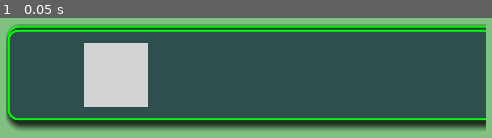
Above: before the commit, frame 1.
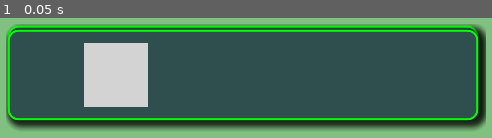
Above: after the commit, the same moment.

Repository: vivisuke/SakuSakuMosaic
Game: Godot game, scene res://LevelScene.tscn
Same seed, same stepped clock (60 frames per second), same inputs: the game is played once before the commit and once after it.
Inputs:
- Up to frame 1 (0.05 s): no input

The runs differ from the first frame. In frame 1, 1.7% of the frame differs, in the area x 95-99%, y 5-94%.

Commit message:
0063 ◎ C 09/06 09/06 0.001│ToDo│QuestPanel サイズが 20x20 用になっている

Diff:
--- a/SakuSakuMosaic/QuestPanel.gd
+++ b/SakuSakuMosaic/QuestPanel.gd
@@ -2,7 +2,7 @@
 
 const RADIUS = 10
 const POSITION = Vector2(2, 2)
-const SIZE = Vector2(580-10, 90)
+const SIZE = Vector2(480-10, 90)
 const IMG_WIDTH = 20		# for 20x20
 const IMG_HEIGHT = 20		# for 20x20
 const TNCELLWD = 3
Not shown, changed: SakuSakuMozaic.spr
